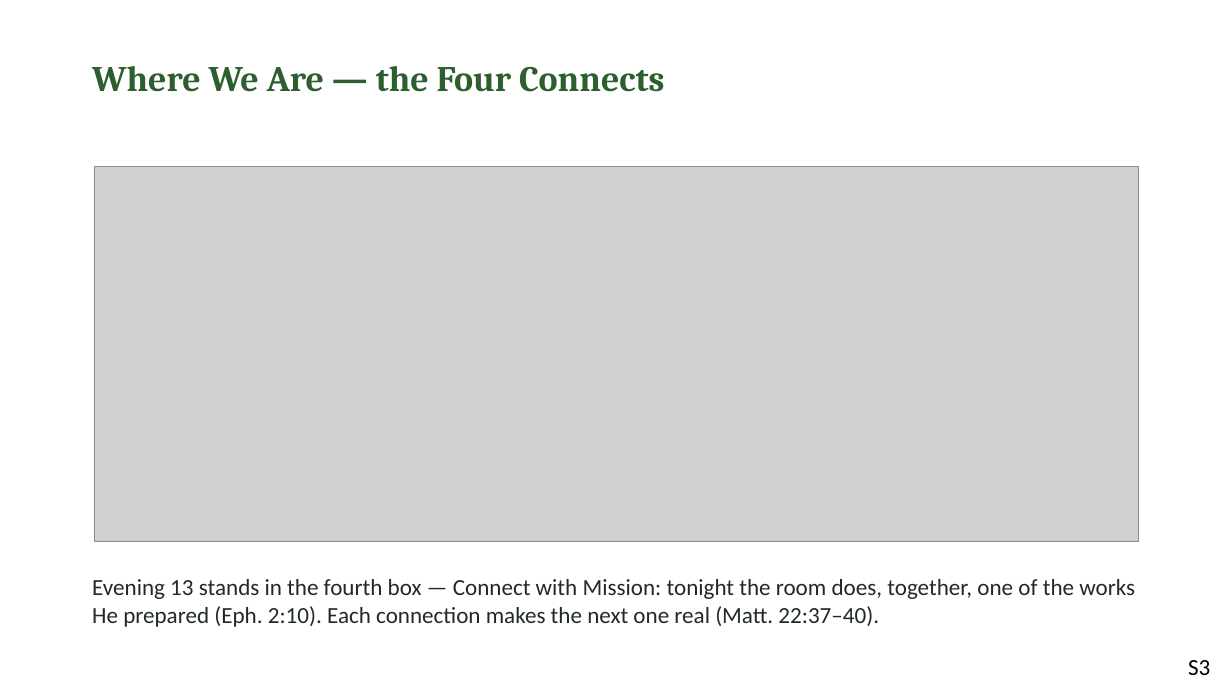
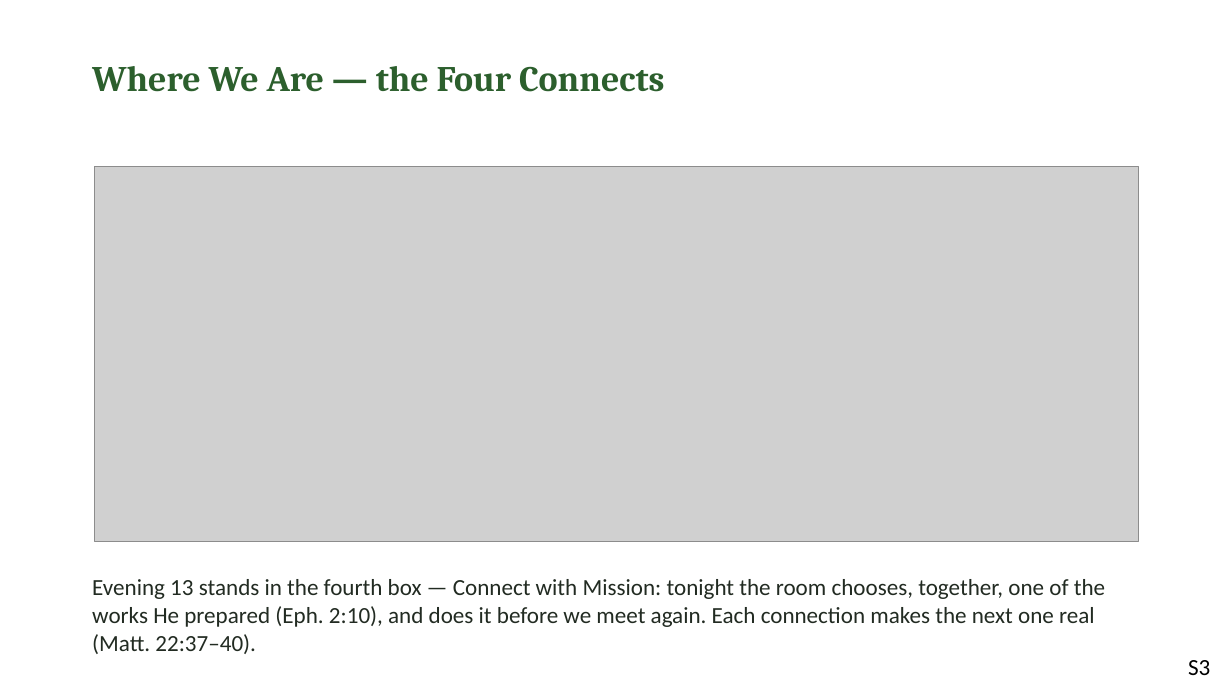
Before and after one commit to jgtittle-ministries/fellowship-of-the-heart-pilot-at-cca, a slide deck: slide 3 of docs/evening/materials/evening-13-slides.pptx. Drawn at 1232x693 pixels with LibreOffice and Linux fonts; fonts in the diff are those of the drawing; grey boxes stand for pictures. Boxes give left, top, right and bottom in pixels: in the first picture for what was removed or moved away, otherwise in the second. Text is boxed around its words. In the diff, an @@ line names an element or a change of style, - is before the commit and + after.

```diff
--- a/docs/evening/materials/evening-13-slides.pptx
+++ b/docs/evening/materials/evening-13-slides.pptx
@@ text at (x1=92, y1=579, x2=1105, y2=654): text changed @@
-Evening 13 stands in the fourth box — Connect with Mission: tonight the room does, together, one of the works He prepared (Eph. 2:10). Each connection makes the next one real (Matt. 22:37–40).
+Evening 13 stands in the fourth box — Connect with Mission: tonight the room chooses, together, one of the works He prepared (Eph. 2:10), and does it before we meet again. Each connection makes the next one real (Matt. 22:37–40).
```
Also in this commit, not shown: 11 other slides changed, 4 slides added, 8 other files.
